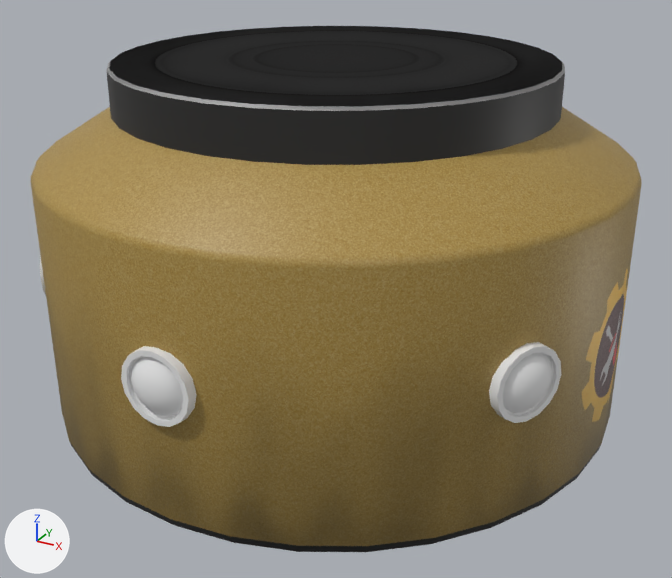
Two versions of the Blender file Assets/InlineGroundWorkshop.blend, one commit apart.
Camera for both pictures: a 50 mm lens placed at (2.54, -4.62, 2.18), pointed at (0.05, -0.09, -0.08). The axes (+X, +Y, +Z) are drawn at lower left. The lights are the same throughout.

Names of what the first picture shows: 'InlineGroundWorkshop', 'window.000', 'window.001'.
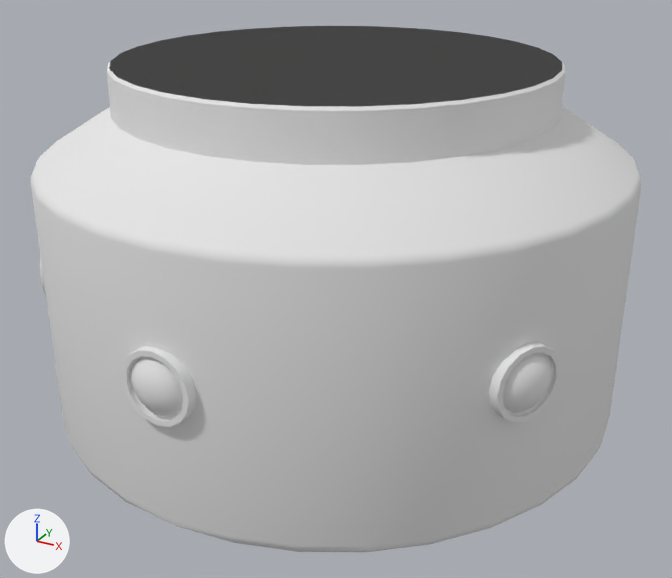
Commit message: Added dirt to inline ground workshop

The change, as a list of edits to the scene's bpy script:
```text
Change me_cylinder:
    where me_cylinder.from_pydata(...)  # 221 vertices, 179 faces; spans x 0.0..1.7, y -1.7..1.7, z -0.81..1.28
    remove me_cylinder.materials.append(mat_inlinegroundworkshop_png)  # picture img_inlinegroundworkshop_png
    add me_cylinder.materials.append(mat_door_000)  # white #e7e7e7
```

Changed parts and their boxes (x1, y1, x2, y2) in the pictures (672 x 578 px):
'InlineGroundWorkshop', recoloured (brown to grey)
    both: (30, 26, 642, 552)
